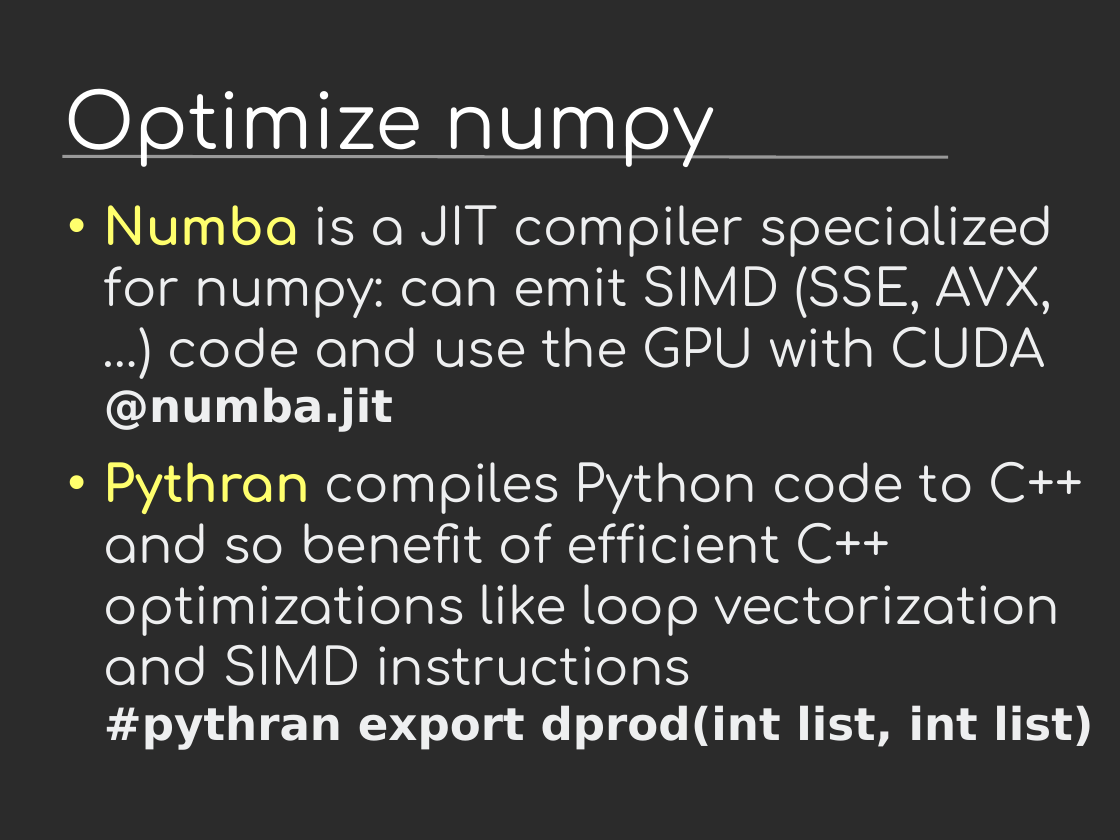
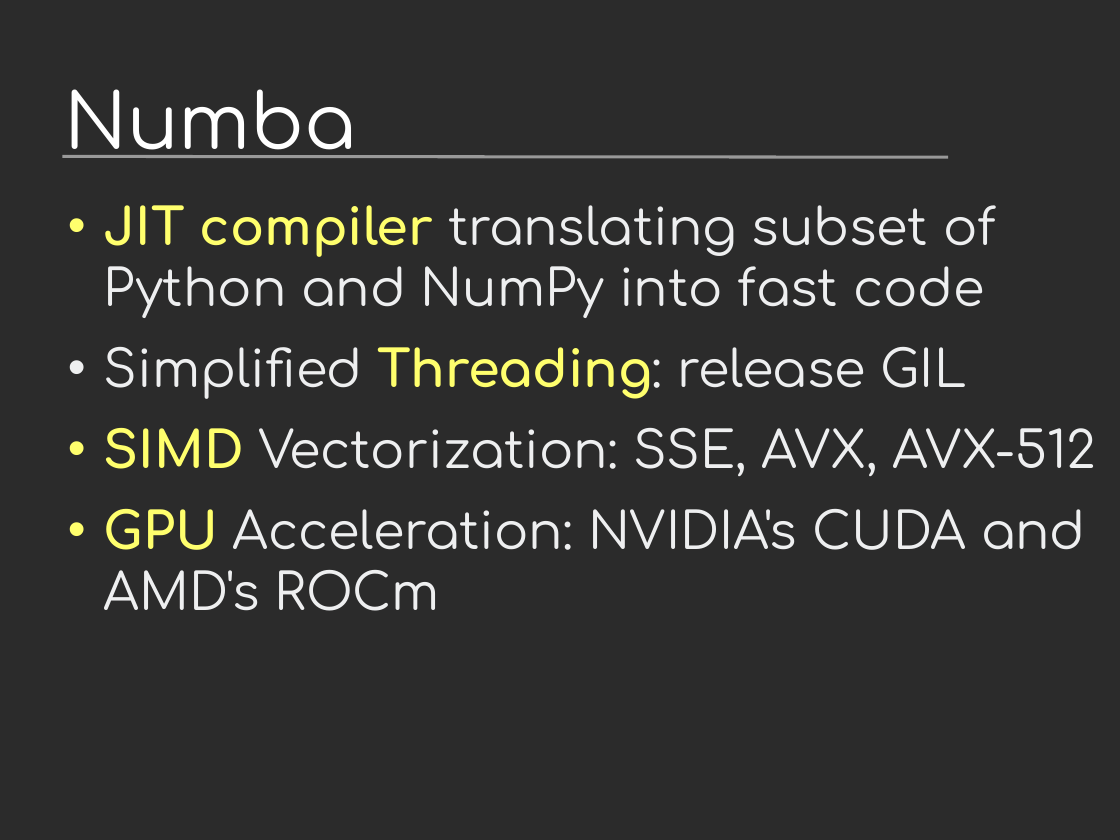
Before and after one commit to vstinner/talks, a slide deck: slide 20 of 2019-EuroPython/python_performance.odp. Drawn at 1120x840 pixels with LibreOffice and Linux fonts; fonts in the diff are those of the drawing; background and template pictures are left out; a plain dark background stands for a picture behind light text. Boxes give left, top, right and bottom in pixels: in the first picture for what was removed or moved away, otherwise in the second. Text is boxed around its words. In the diff, an @@ line names an element or a change of style, - is before the commit and + after.

Commit message:
EuroPython

```diff
--- a/2019-EuroPython/python_performance.odp
+++ b/2019-EuroPython/python_performance.odp
@@ title at box(64, 89, 356, 158): text changed @@
-Optimize numpy
+Numba
@@ text at box(104, 205, 1096, 611): text changed @@
-• Numba is a JIT compiler specialized for numpy: can emit SIMD (SSE, AVX, …) code and use the GPU with CUDA
-  @numba.jit
-• Pythran compiles Python code to C++ and so benefit of efficient C++ optimizations like loop vectorization and SIMD instructions
-  #pythran export dprod(int list, int list)
+• JIT compiler translating subset of Python and NumPy into fast code
+• Simplified Threading: release GIL
+• SIMD Vectorization: SSE, AVX, AVX-512
+• GPU Acceleration: NVIDIA's CUDA and AMD's ROCm
```
Also in this commit, not shown: 19 other slides changed, 4 slides added, 2 slides removed.
